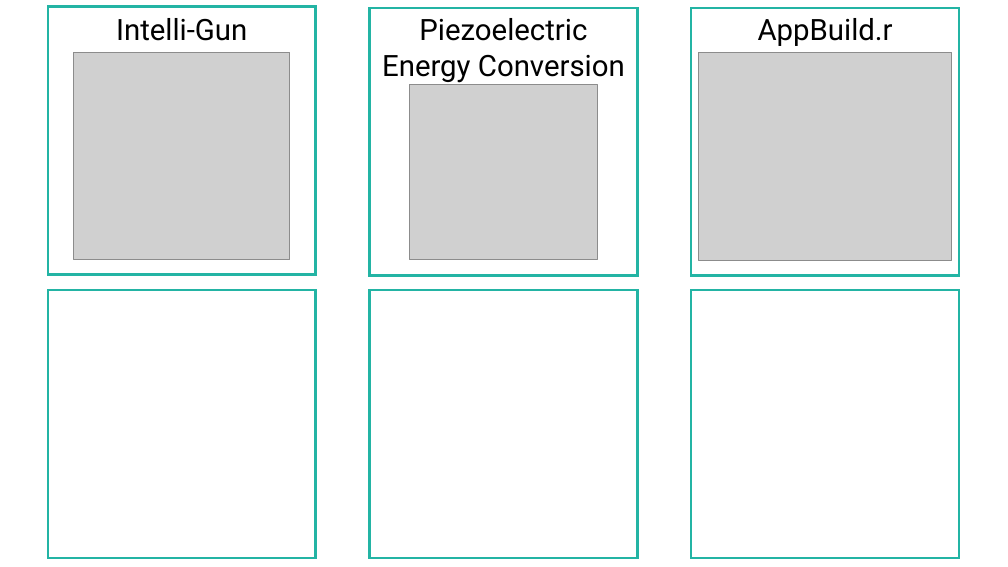
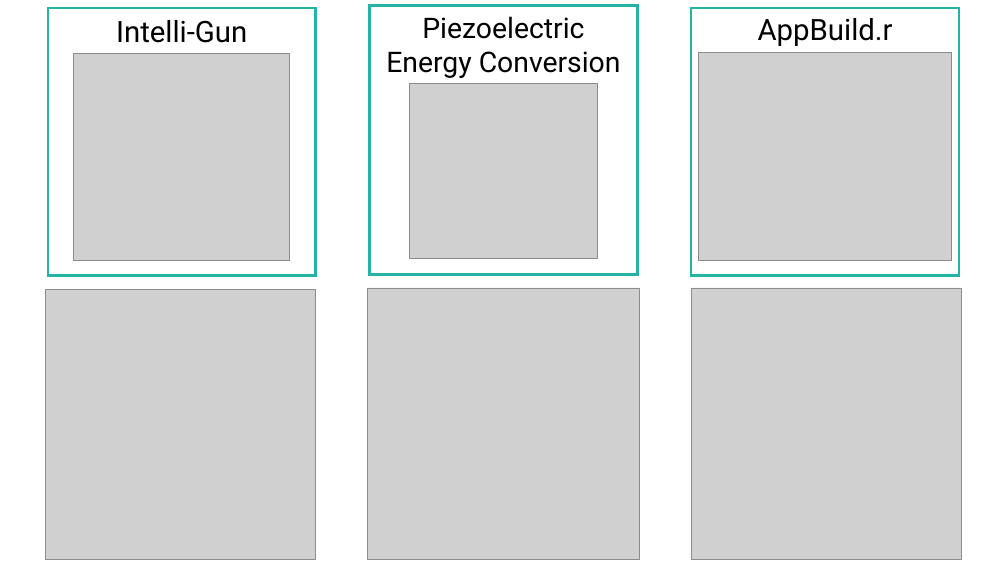
Before and after one commit to pransudash/pransudash.github.io, a slide deck: slide 1 of portfolio_img/portfolio.pptx. Drawn at 1008x567 pixels with LibreOffice and Linux fonts; fonts in the diff are those of the drawing; grey boxes stand for pictures. Boxes give left, top, right and bottom in pixels: in the first picture for what was removed or moved away, otherwise in the second. Text is boxed around its words. In the diff, an @@ line names an element or a change of style, - is before the commit and + after.

```diff
--- a/portfolio_img/portfolio.pptx
+++ b/portfolio_img/portfolio.pptx
@@ text "Piezoelectric Energy Conversion" at [386, 16, 621, 78]: size 28 to 27 pt @@
@@ picture added at [45, 289, 315, 560] @@
@@ rectangle removed at [48, 290, 315, 558] @@
@@ picture added at [368, 288, 640, 560] @@
@@ rectangle removed at [370, 290, 637, 558] @@
@@ rectangle removed at [691, 290, 959, 558] @@
@@ picture added at [691, 288, 962, 560] @@
```
Also in this commit, not shown: 5 other slides changed, 22 other files.
